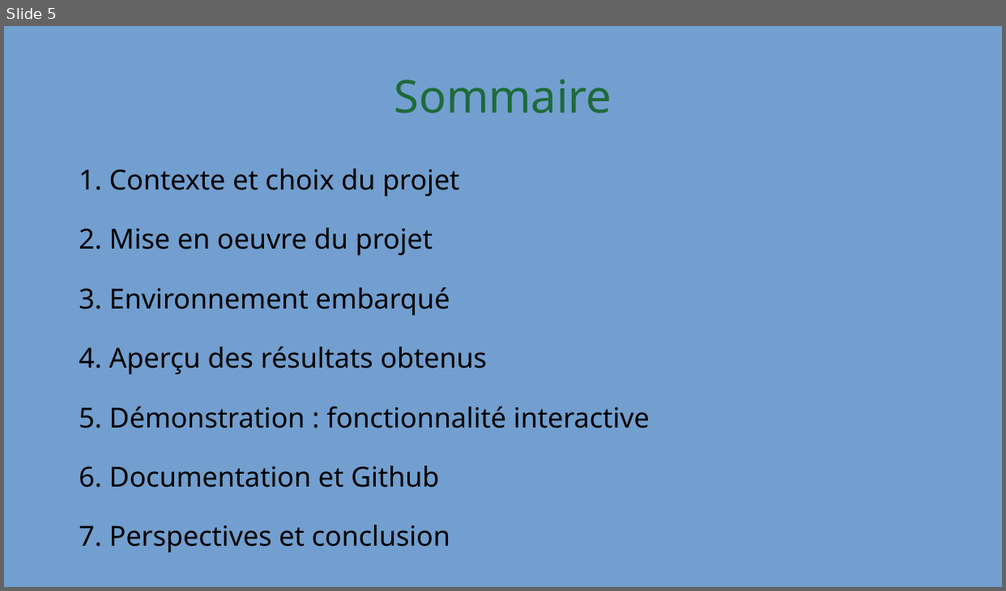
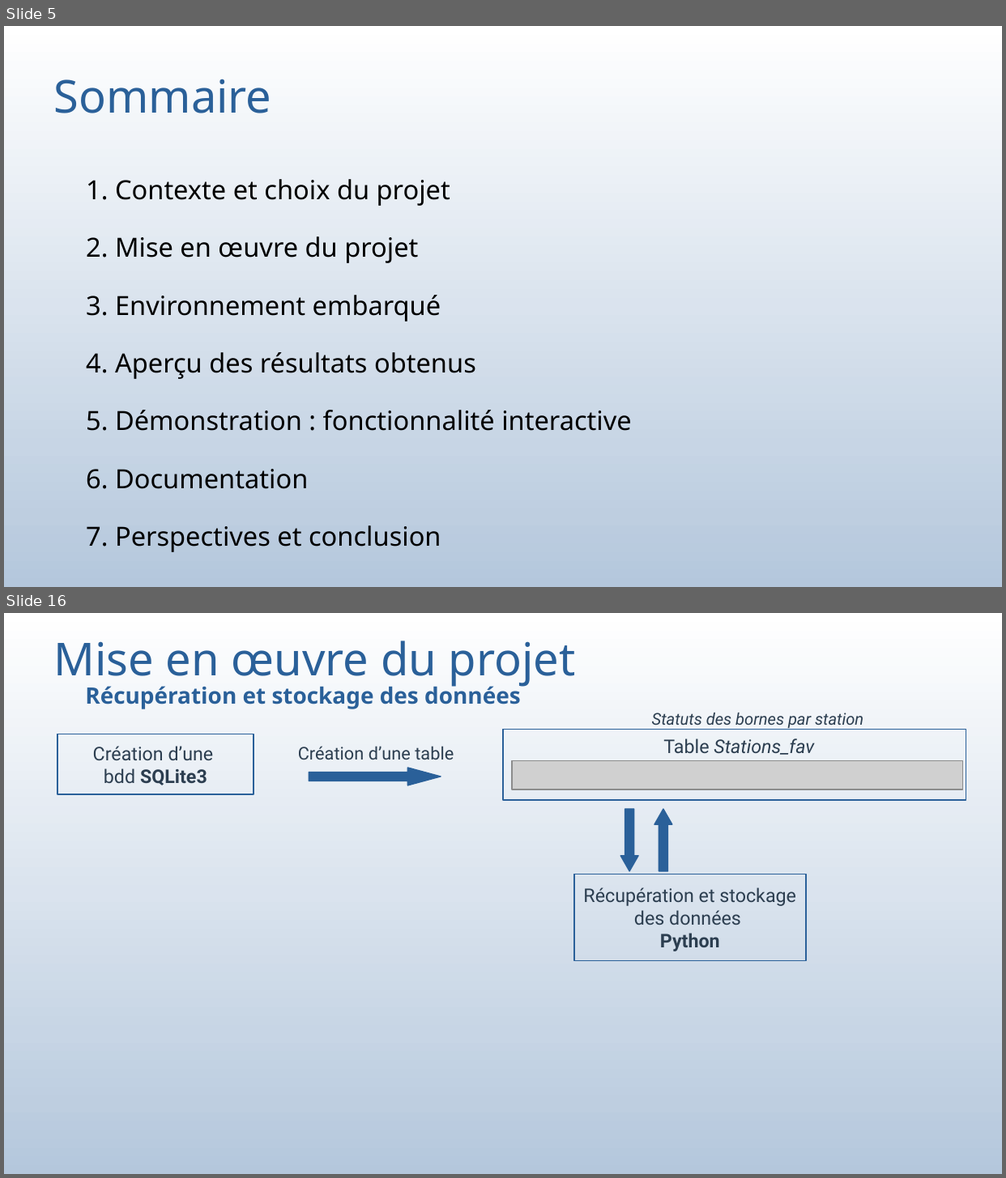
Before and after one commit to bauj/AJC_projet_belib, a slide deck: presentation_projet.odp. Shown one above the other, each under a label of ours: slide 5 before the commit, slides 5 and 16 after it; the slides between them are not shown. The pictures are 1006x591 and 1006x1178 pixels, drawn with LibreOffice and Linux fonts; fonts in the diff are those of the drawing; grey boxes stand for pictures. Boxes give left, top, right and bottom in pixels: in the first picture for what was removed or moved away, otherwise in the second. Text is boxed around its words. In the diff, an @@ line names an element or a change of style, - is before the commit and + after.

```diff
--- a/presentation_projet.odp
+++ b/presentation_projet.odp
@@ slide 16 added at (4, 613, 1002, 1174), background gradient #FFFFFF to #FEFEFE to #FDFDFE to #FBFCFD to #FAFBFD to #F9FBFC @@
@@ title added at (54, 641, 576, 687), 36.1 pt, text #2A6099 @@
+Mise en œuvre du projet
@@ text added at (85, 682, 521, 709), 18 pt, text #2A6099, bold @@
+Récupération et stockage des données
@@ rectangle added at (503, 729, 966, 800), outline #2A6099 0.85 pt @@
@@ text added at (652, 713, 863, 730), 13 pt, text #2C3E50, italic @@
+Statuts des bornes par station
@@ rectangle added at (57, 735, 254, 795), outline #2A6099 0.85 pt, 15 pt, text #2C3E50 @@
+Création d’une bdd SQLite3
@@ text added at (298, 746, 454, 760), 14 pt, text #2C3E50 @@
+Création d’une table
@@ text added at (663, 739, 814, 755), 15 pt, text #2C3E50, italic @@
+Table Stations_fav
@@ right arrow added at (309, 768, 441, 786), fill #2A6099, outline #2A6099 0.85 pt @@
@@ picture added at (512, 761, 963, 790) @@
@@ right arrow added at (620, 809, 638, 871), fill #2A6099, outline #2A6099 0.85 pt @@
@@ right arrow added at (654, 809, 673, 871), fill #2A6099, outline #2A6099 0.85 pt @@
@@ rectangle added at (574, 875, 807, 960), outline #2A6099 0.85 pt, 15 pt, text #2C3E50 @@
+Récupération et stockage des données
+Python
@@ slide 5 changed as well @@
@@ background #729FCF to gradient #FFFFFF to #FEFEFE to #FDFDFE to #FBFCFD to #FAFBFD to #F9FBFC @@
@@ title "Sommaire" at (54, 79, 272, 113): text colour #1E6A39 to #2A6099; alignment centre to left @@
@@ subtitle "1. Contexte et choix du ...": place and size @@
-subtitle "1. Contexte et choix du ..." at (79, 169, 650, 552)
+subtitle "1. Contexte et choix du ..." at (86, 179, 632, 552)
@@ subtitle at (86, 179, 632, 552): size 22 to 21 pt in "1. Contexte et choix du projet", "3. Environnement embarqué", "4. Aperçu des résultats obtenus", "5. Démonstration : fonctionnalité interactive" and 1 more places @@
@@ subtitle at (86, 237, 418, 263): text changed; size 22 to 21 pt @@
-2. Mise en oeuvre du projet
+2. Mise en œuvre du projet
@@ subtitle at (86, 469, 308, 489): text changed; size 22 to 21 pt @@
-6. Documentation et Github
+6. Documentation
```
Also in this commit, not shown: 6 other slides changed, 34 other slides added, 5 slides removed, 15 other files.
